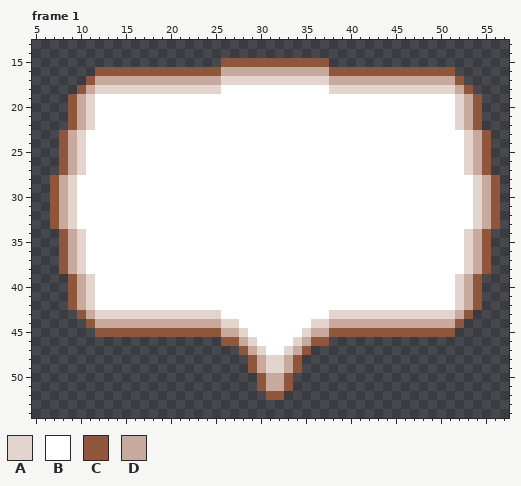
Two versions of one pixel-art file, Assets/Daniel World Assets/Extras/Small Text Box.aseprite. This is how it looked before the edit.
64x64 pixels, 1 frame. Shown: frame 1: x 5..57, y 13..54. The commit also changed other frames, which this record leaves out.
Visible layers, top first: "Layer 3", "Layer 2" opacity 50%, "Layer 1".
Palette (. is transparent): A #e3d5ce  B #ffffff  C #8f563b  D #c7aa9d
Pixels before, frame 1, first column x 7:
15 ...................CCCCCCCCCCCC...................
16 .....CCCCCCCCCCCCCCDDDDDDDDDDDDCCCCCCCCCCCCCC.....
17 ....CDDDDDDDDDDDDDDAAAAAAAAAAAADDDDDDDDDDDDDDC....
18 ...CDAAAAAAAAAAAAAABBBBBBBBBBBBAAAAAAAAAAAAAADC...
19 ..CDABBBBBBBBBBBBBBBBBBBBBBBBBBBBBBBBBBBBBBBBADC..
20 ..CDABBBBBBBBBBBBBBBBBBBBBBBBBBBBBBBBBBBBBBBBADC..
21 ..CDABBBBBBBBBBBBBBBBBBBBBBBBBBBBBBBBBBBBBBBBADC..
22 ..CDABBBBBBBBBBBBBBBBBBBBBBBBBBBBBBBBBBBBBBBBADC..
23 .CDABBBBBBBBBBBBBBBBBBBBBBBBBBBBBBBBBBBBBBBBBBADC.
24 .CDABBBBBBBBBBBBBBBBBBBBBBBBBBBBBBBBBBBBBBBBBBADC.
25 .CDABBBBBBBBBBBBBBBBBBBBBBBBBBBBBBBBBBBBBBBBBBADC.
26 .CDABBBBBBBBBBBBBBBBBBBBBBBBBBBBBBBBBBBBBBBBBBADC.
27 .CDABBBBBBBBBBBBBBBBBBBBBBBBBBBBBBBBBBBBBBBBBBADC.
28 CDABBBBBBBBBBBBBBBBBBBBBBBBBBBBBBBBBBBBBBBBBBBBADC
29 CDABBBBBBBBBBBBBBBBBBBBBBBBBBBBBBBBBBBBBBBBBBBBADC
30 CDABBBBBBBBBBBBBBBBBBBBBBBBBBBBBBBBBBBBBBBBBBBBADC
31 CDABBBBBBBBBBBBBBBBBBBBBBBBBBBBBBBBBBBBBBBBBBBBADC
32 CDABBBBBBBBBBBBBBBBBBBBBBBBBBBBBBBBBBBBBBBBBBBBADC
33 CDABBBBBBBBBBBBBBBBBBBBBBBBBBBBBBBBBBBBBBBBBBBBADC
34 .CDABBBBBBBBBBBBBBBBBBBBBBBBBBBBBBBBBBBBBBBBBBADC.
35 .CDABBBBBBBBBBBBBBBBBBBBBBBBBBBBBBBBBBBBBBBBBBADC.
36 .CDABBBBBBBBBBBBBBBBBBBBBBBBBBBBBBBBBBBBBBBBBBADC.
37 .CDABBBBBBBBBBBBBBBBBBBBBBBBBBBBBBBBBBBBBBBBBBADC.
38 .CDABBBBBBBBBBBBBBBBBBBBBBBBBBBBBBBBBBBBBBBBBBADC.
39 ..CDABBBBBBBBBBBBBBBBBBBBBBBBBBBBBBBBBBBBBBBBADC..
40 ..CDABBBBBBBBBBBBBBBBBBBBBBBBBBBBBBBBBBBBBBBBADC..
41 ..CDABBBBBBBBBBBBBBBBBBBBBBBBBBBBBBBBBBBBBBBBADC..
42 ..CDABBBBBBBBBBBBBBBBBBBBBBBBBBBBBBBBBBBBBBBBADC..
43 ...CDAAAAAAAAAAAAAABBBBBBBBBBBBAAAAAAAAAAAAAADC...
44 ....CDDDDDDDDDDDDDDAABBBBBBBBAADDDDDDDDDDDDDDC....
45 .....CCCCCCCCCCCCCCDDABBBBBBADDCCCCCCCCCCCCCC.....
46 ...................CCDABBBBADCC...................
47 .....................CDABBADC.....................
48 ......................CDAADC......................
49 ......................CDAADC......................
50 .......................CDDC.......................
51 .......................CDDC.......................
52 ........................CC........................
After:
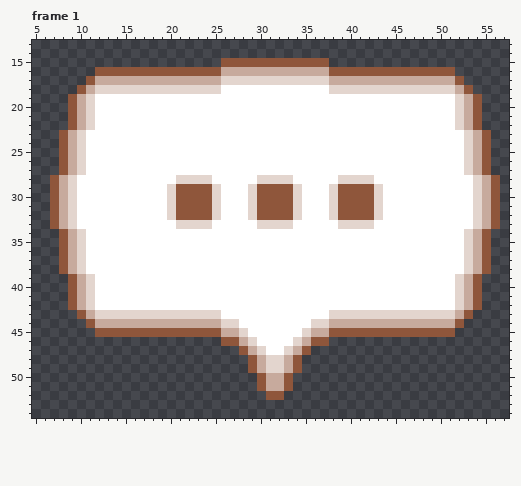
Diff:
{"change": "layer \"Lines\" added"}
{"where": "frame 1, layer \"Lines\""}
{"frame":1,"y":28,"x":21,"old":"BBBB","new":"AAAA"}
{"frame":1,"y":28,"x":30,"old":"BBBB","new":"AAAA"}
{"frame":1,"y":28,"x":39,"old":"BBBB","new":"AAAA"}
{"frame":1,"y":29,"x":20,"old":"BBBBBB","new":"ACCCCA"}
{"frame":1,"y":29,"x":29,"old":"BBBBBB","new":"ACCCCA"}
{"frame":1,"y":29,"x":38,"old":"BBBBBB","new":"ACCCCA"}
{"frame":1,"y":30,"x":20,"old":"BBBBBB","new":"ACCCCA"}
{"frame":1,"y":30,"x":29,"old":"BBBBBB","new":"ACCCCA"}
{"frame":1,"y":30,"x":38,"old":"BBBBBB","new":"ACCCCA"}
{"frame":1,"y":31,"x":20,"old":"BBBBBB","new":"ACCCCA"}
{"frame":1,"y":31,"x":29,"old":"BBBBBB","new":"ACCCCA"}
{"frame":1,"y":31,"x":38,"old":"BBBBBB","new":"ACCCCA"}
{"frame":1,"y":32,"x":20,"old":"BBBBBB","new":"ACCCCA"}
{"frame":1,"y":32,"x":29,"old":"BBBBBB","new":"ACCCCA"}
{"frame":1,"y":32,"x":38,"old":"BBBBBB","new":"ACCCCA"}
{"frame":1,"y":33,"x":21,"old":"BBBB","new":"AAAA"}
{"frame":1,"y":33,"x":30,"old":"BBBB","new":"AAAA"}
{"frame":1,"y":33,"x":39,"old":"BBBB","new":"AAAA"}
{"label":"changed","picture_box":[167,175,221,229]}
{"label":"changed","picture_box":[248,175,302,229]}
{"label":"changed","picture_box":[329,175,383,229]}
